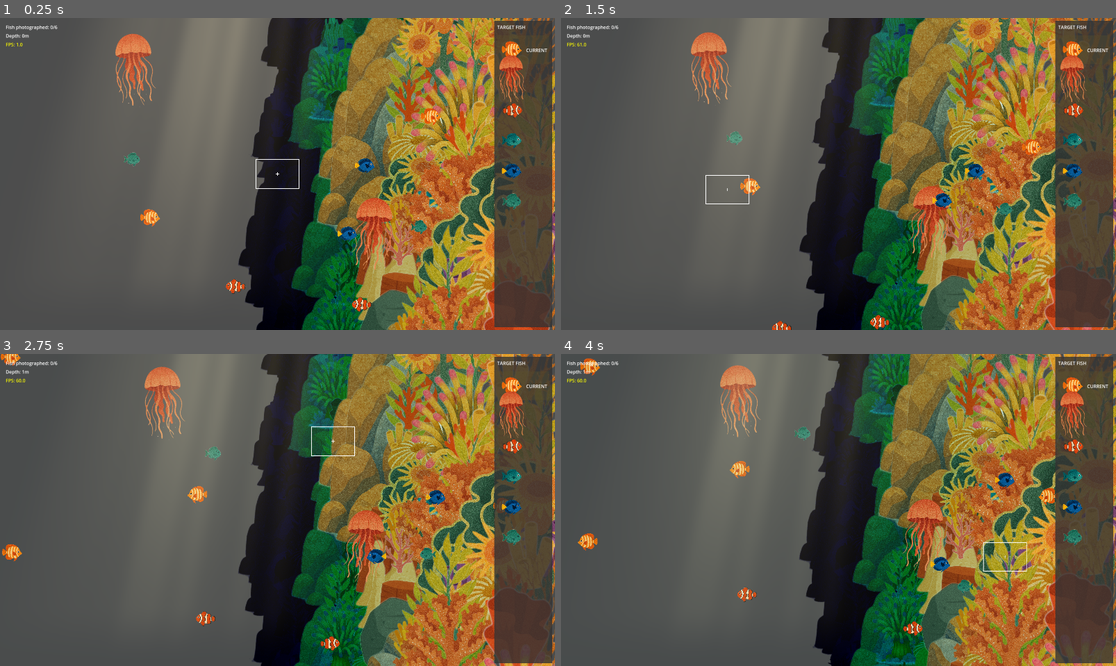
Above: before the commit, frames 1-4 (two rows, left to right).
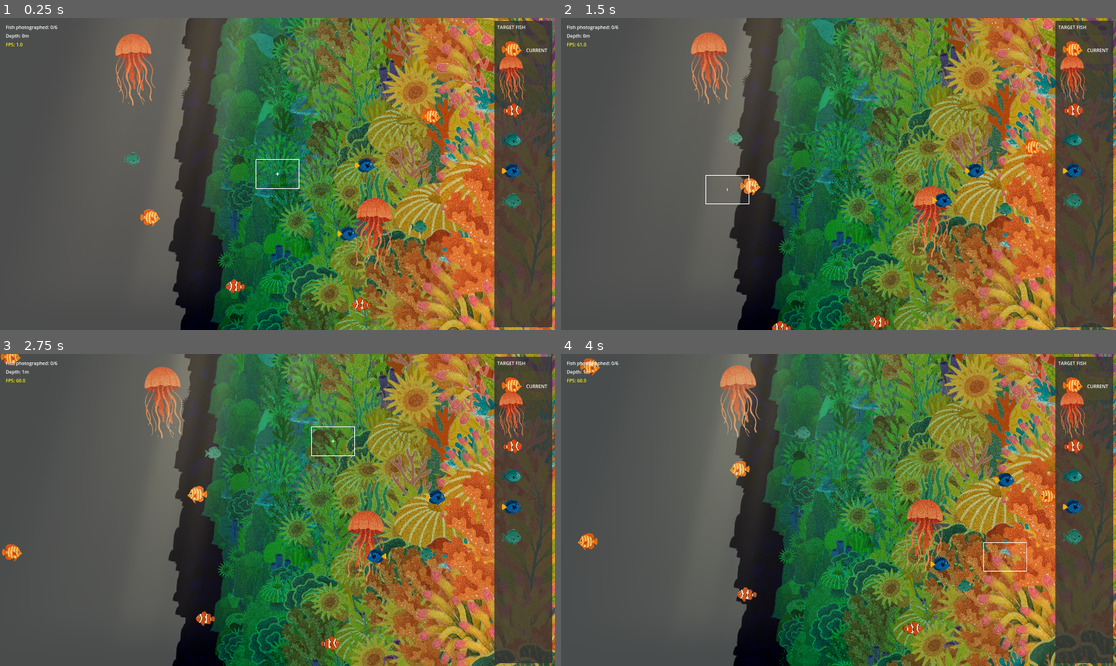
Above: after the commit, the same moments.

Repository: awlego/DepthPerception
Game: Godot game, scene res://main.tscn
Same seed, same stepped clock (60 frames per second), same inputs: the game is played once before the commit and once after it.
Inputs (mouse positions are in pixels of both pictures, inside the frame that each line leads up to):
- Up to frame 1 (0.25 s): no input
- Up to frame 2 (1.5 s): tap Enter at 0.5 s; move the mouse to (960, 158) at 0.52 s; hold Right 0.53-1.28 s; tap F at 0.6, 1.35 s; click (960, 158) at 0.67 s; move the mouse to (727, 189) at 1.27 s; hold Down from 1.28 s (still down)
- Up to frame 3 (2.75 s): move the mouse to (333, 441) at 2.02 s; release Down at 2.03 s; hold Right from 2.03 s (still down); tap F at 2.1 s
- Up to frame 4 (4 s): move the mouse to (810, 572) at 2.77 s; release Right at 2.78 s; hold Up 2.78-3.53 s; tap F at 2.85, 3.6 s; click (810, 572) at 2.92 s; move the mouse to (1005, 556) at 3.52 s; hold Left from 3.53 s (still down)

The runs differ from the first frame. In frame 1, 55% of the frame differs, in the area x 30-100%, y 0-100%; in frame 2, 55%; in frame 3, 55%; in frame 4, 55%.

Commit message:
adjustments to the coral wall

Diff:
--- a/scenes/coral_wall.gd
+++ b/scenes/coral_wall.gd
@@ -1,12 +1,12 @@
 extends Node2D
 
 # Parallax layers
-var parallax_layers = []  # Will hold our 5 layers
-var layer_speeds = [0.96, 0.97, 0.98, 0.99, 1.0]  # Far -> close (multipliers)
-var layer_scale = [0.15, 0.20, 0.30, 0.40, 0.50]  # Smaller scales for farther layers
+var parallax_layers = []  # Will hold our 9 layers instead of 5
+var layer_speeds = [0.92, 0.93, 0.94, 0.95, 0.96, 0.97, 0.98, 0.99, 1.0]  # Far -> close (multipliers)
+var layer_scale = [0.10, 0.15, 0.20, 0.25, 0.30, 0.35, 0.40, 0.45, 0.50]  # Smaller scales for farther layers
 var base_density = 3
 var layer_density = []  # Will be populated in _ready()
-var layer_z_indices = [-20, -15, -10, -5, 0]  # Far to close layers
+var layer_z_indices = [-40, -35, -30, -25, -20, -15, -10, -5, 0]  # Far to close layers
 
 # Coral wall properties
 var coral_textures = []  # Will hold all coral textures
@@ -45,7 +45,7 @@
 	# Load all rock textures
 	preload_rock_textures()
 
-	# Create our five parallax layers
+	# Create our nine parallax layers
 	setup_parallax_layers()
 
 	# Generate initial segments for each layer
@@ -93,8 +93,8 @@
 
 # Setup the parallax layers
 func setup_parallax_layers():
-	# Create 5 layers - farthest to closest
-	for i in range(5):  # Changed from 3 to 5
+	# Create 9 layers - farthest to closest
+	for i in range(9):  # Changed from 5 to 9
 		var layer = {
 			"node": Node2D.new(),
 			"segments": [],
@@ -126,11 +126,12 @@
 
 	# Calculate different spawn regions for each layer
 	var viewport_width = get_viewport_rect().size.x
-	var screen_mid = viewport_width / 2
-
-	# Divide the right half of the screen into equal bands for each layer
-	var band_width = screen_mid / parallax_layers.size()
-	var band_start = screen_mid + (layer_index * band_width)
+	var screen_start = viewport_width * 0.35  # Start at 35% of screen width instead of 50%
+
+	# Divide the right portion of the screen into equal bands for each layer
+	var available_width = viewport_width - screen_start
+	var band_width = available_width / parallax_layers.size()
+	var band_start = screen_start + (layer_index * band_width)
 	var band_end = band_start + band_width
 
 	# Scale density based on layer
@@ -188,7 +189,7 @@
 			unique_material.set_shader_parameter("sprite_size", coral.texture.get_size() * coral.scale)
 			unique_material.set_shader_parameter("screen_size", get_viewport_rect().size)
 
-			print("Applied unique material to coral in layer", layer_index)
+			# print("Applied unique material to coral in layer", layer_index)
 
 		# Add to segment
 		segment.add_child(coral)
@@ -252,11 +253,12 @@
 
 	# Calculate different spawn regions for each layer
 	var viewport_width = get_viewport_rect().size.x
-	var screen_mid = viewport_width / 2
-
-	# Divide the right half of the screen into equal bands for each layer
-	var band_width = screen_mid / parallax_layers.size()
-	var band_start = screen_mid + (layer_index * band_width)
+	var screen_start = viewport_width * 0.35  # Start at 35% of screen width instead of 50%
+
+	# Divide the right portion of the screen into equal bands for each layer
+	var available_width = viewport_width - screen_start
+	var band_width = available_width / parallax_layers.size()
+	var band_start = screen_start + (layer_index * band_width)
 	var band_end = band_start + band_width
 
 	# Scale density based on layer
@@ -317,7 +319,7 @@
 			unique_material.set_shader_parameter("sprite_size", coral.texture.get_size() * coral.scale)
 			unique_material.set_shader_parameter("screen_size", get_viewport_rect().size)
 
-			print("Applied unique material to regenerated coral in layer", layer_index)
+			# print("Applied unique material to regenerated coral in layer", layer_index)
 
 		segment.add_child(coral)
 		update_coral_shader_params(coral)
@@ -351,28 +353,44 @@
 		return  # Exit the function if shader isn't found
 
 	# Create shader materials for each layer with different parameter sets
-	for i in range(5):  # Changed from 3 to 5
+	for i in range(9):  # Changed from 5 to 9
 		var material = ShaderMaterial.new()
 		material.shader = coral_shader
 
-		# Configure parameters based on layer with more gradual transitions
+		# Configure parameters based on layer with manual distance settings
 		if i == 0:  # Furthest layer
 			material.set_shader_parameter("distance", 150.0)
 			material.set_shader_parameter("wave_strength", 0.001)
 			material.set_shader_parameter("wave_speed", 0.2)
-		elif i == 1:  # Far layer
+		elif i == 1:
 			material.set_shader_parameter("distance", 50.0)
+			material.set_shader_parameter("wave_strength", 0.0012)
+			material.set_shader_parameter("wave_speed", 0.25)
+		elif i == 2:
+			material.set_shader_parameter("distance", 30.0)
 			material.set_shader_parameter("wave_strength", 0.0015)
 			material.set_shader_parameter("wave_speed", 0.3)
-		elif i == 2:  # Mid layer
-			material.set_shader_parameter("distance", 6.0)
+		elif i == 3:
+			material.set_shader_parameter("distance", 22.0)
+			material.set_shader_parameter("wave_strength", 0.0018)
+			material.set_shader_parameter("wave_speed", 0.35)
+		elif i == 4:  # Mid layer
+			material.set_shader_parameter("distance", 15.0)
 			material.set_shader_parameter("wave_strength", 0.002)
 			material.set_shader_parameter("wave_speed", 0.4)
-		elif i == 3:  # Near layer
-			material.set_shader_parameter("distance", 3.0)
+		elif i == 5:
+			material.set_shader_parameter("distance", 10.0)
+			material.set_shader_parameter("wave_strength", 0.0025)
+			material.set_shader_parameter("wave_speed", 0.5)
+		elif i == 6:
+			material.set_shader_parameter("distance", 6.0)
 			material.set_shader_parameter("wave_strength", 0.003)
 			material.set_shader_parameter("wave_speed", 0.6)
-		else:  # Closest layer
+		elif i == 7:
+			material.set_shader_parameter("distance", 3.0)
+			material.set_shader_parameter("wave_strength", 0.0035)
+			material.set_shader_parameter("wave_speed", 0.7)
+		else:  # Closest layer (i == 8)
 			material.set_shader_parameter("distance", 0.0)
 			material.set_shader_parameter("wave_strength", 0.004)
 			material.set_shader_parameter("wave_speed", 0.8)
